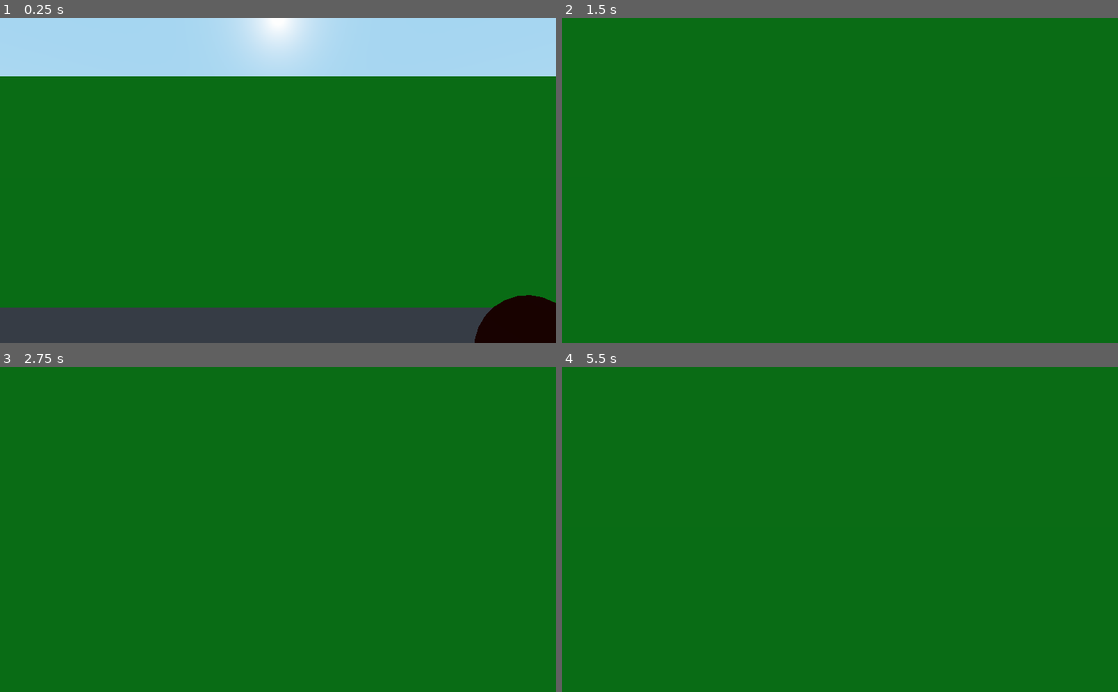
Above: before the commit, frames 1-4 (two rows, left to right).
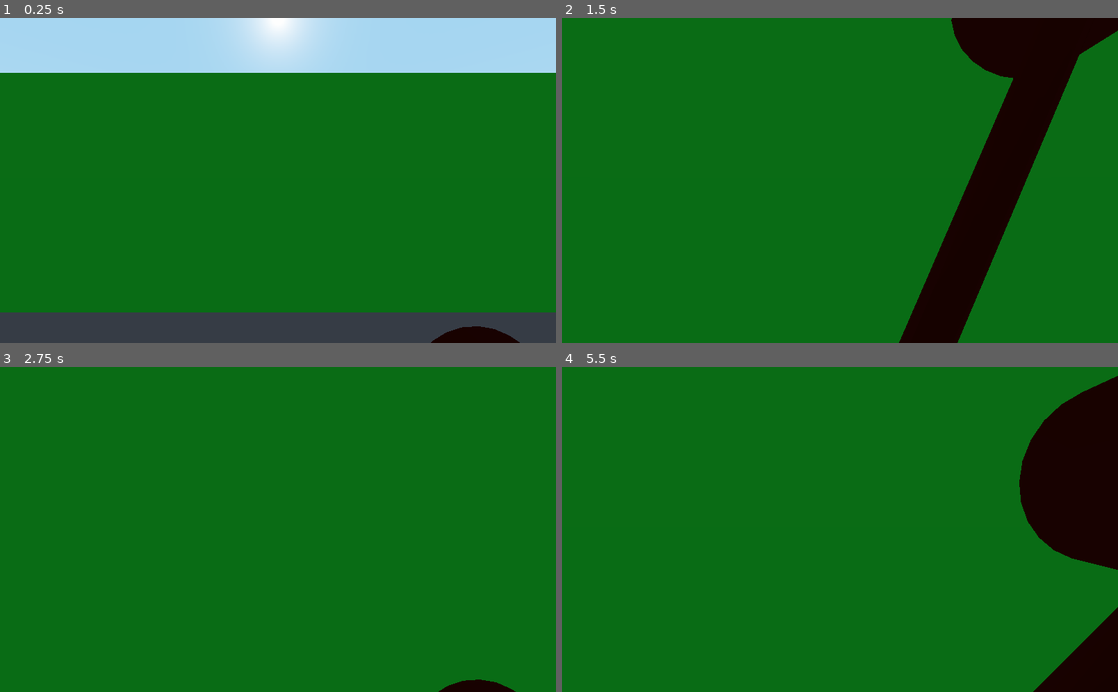
Above: after the commit, the same moments.

Repository: Gedas-S/what-minotaur
Game: Godot game, scene res://Maze.tscn
The game is run twice, just before and just after one commit, with the same random seed, the same clock (stepped at 60 frames per second) and the same inputs.
Inputs (mouse positions are in pixels of both pictures, inside the frame that each line leads up to):
- Up to frame 1 (0.25 s): no input
- Up to frame 2 (1.5 s): tap Enter at 0.5 s; move the mouse to (867, 180) at 0.52 s; hold W from 0.53 s (still down); tap E at 0.6, 1.35 s; move the mouse to (812, 180) at 1.27 s
- Up to frame 3 (2.75 s): keep holding W; tap Space at 2 s; move the mouse to (289, 523) at 2.02 s; tap E at 2.1 s
- Up to frame 4 (5.5 s): keep holding W; tap Enter at 2.75, 5 s; move the mouse to (834, 536) at 2.77 s; tap E every 0.75 s from 2.85 to 5.1 s; move the mouse to (878, 532) at 3.52 s; tap Space at 4.25 s; move the mouse to (795, 526) at 4.27 s; move the mouse to (845, 529) at 5.02 s

The runs differ from the first frame. In frame 1, 4.2% of the frame differs, in the area x 0-100%, y 16-100%; in frame 2, 13%, in the area x 60-100%, y 0-100%; in frame 3, 0.4%; in frame 4, 9.9%.

Commit message:
hammerswings

Diff:
--- a/Maze.tscn
+++ b/Maze.tscn
@@ -12,14 +12,14 @@
 resource_name = "SwingHammer"
 length = 1.7
 tracks/0/type = "transform"
-tracks/0/path = NodePath("AnimationPlayer/Handle")
+tracks/0/path = NodePath("Handle")
 tracks/0/interp = 1
 tracks/0/loop_wrap = true
 tracks/0/imported = false
 tracks/0/enabled = true
 tracks/0/keys = PoolRealArray(  )
 tracks/1/type = "value"
-tracks/1/path = NodePath("AnimationPlayer/Handle:translation")
+tracks/1/path = NodePath("Handle:translation")
 tracks/1/interp = 1
 tracks/1/loop_wrap = true
 tracks/1/imported = false
@@ -31,7 +31,7 @@
 "values": [ Vector3( -0.120729, 0.897496, -0.259967 ), Vector3( 0.0688182, 1.46199, -0.21266 ), Vector3( 0.0688182, 0.992271, -0.595573 ), Vector3( -0.120729, 0.897496, -0.259967 ) ]
 }
 tracks/2/type = "value"
-tracks/2/path = NodePath("AnimationPlayer/Handle:rotation_degrees")
+tracks/2/path = NodePath("Handle:rotation_degrees")
 tracks/2/interp = 1
 tracks/2/loop_wrap = true
 tracks/2/imported = false
@@ -81,14 +81,14 @@
 [node name="AnimationPlayer" type="AnimationPlayer" parent="Player/Hammer"]
 anims/SwingHammer = SubResource( 2 )
 
-[node name="Handle" type="CSGCylinder" parent="Player/Hammer/AnimationPlayer"]
+[node name="Handle" type="CSGCylinder" parent="Player/Hammer"]
 transform = Transform( 0.625391, 0.780312, 0, -0.780312, 0.625391, 0, 0, 0, 1, -0.120729, 0.897496, -0.259967 )
 radius = 0.025
 height = 1.2
 sides = 13
 material = SubResource( 3 )
 
-[node name="Head" type="CSGCylinder" parent="Player/Hammer/AnimationPlayer/Handle"]
+[node name="Head" type="CSGCylinder" parent="Player/Hammer/Handle"]
 transform = Transform( 1, 0, 0, 0, -4.37114e-008, -1, 0, 1, -4.37114e-008, 0, 0.6, 0 )
 radius = 0.12
 height = 0.3
@@ -96,9 +96,11 @@
 smooth_faces = false
 material = SubResource( 3 )
 
-[node name="KinematicBody" type="KinematicBody" parent="Player/Hammer/AnimationPlayer/Handle/Head"]
+[node name="KinematicBody" type="KinematicBody" parent="Player/Hammer/Handle/Head"]
+collision_layer = 0
+collision_mask = 0
 
-[node name="CollisionShape" type="CollisionShape" parent="Player/Hammer/AnimationPlayer/Handle/Head/KinematicBody"]
+[node name="CollisionShape" type="CollisionShape" parent="Player/Hammer/Handle/Head/KinematicBody"]
 shape = SubResource( 4 )
 
 [node name="Floor" type="StaticBody" parent="."]
--- a/Player.gd
+++ b/Player.gd
@@ -8,16 +8,26 @@
 var mouse_ratio : float = 0
 var camera : Camera
 var hammer : AnimationPlayer
+var hammer_hitter : KinematicBody
+var hammer_has_hit : bool = true
 
 func _ready():
 	self.camera = self.get_node("PlayerEyes")
 	self.camera.make_current()
 	self.hammer = self.get_node("Hammer/AnimationPlayer")
+	self.hammer_hitter = self.get_node("Hammer/Handle/Head/KinematicBody")
+	self.hammer_hitter.connect("body_enter", self, "hammer_hit")
 	Input.set_mouse_mode(Input.MOUSE_MODE_CAPTURED)
 	self.recalculate_ratios()
 
 func _process(delta):
+	# warning-ignore:return_value_discarded
 	self.move_and_slide((self.transform.xform(velocity.normalized())-self.transform.origin)*speed*delta)
+	if (self.hammer.current_animation_position < 1.1 or not self.hammer_has_hit) and self.hammer.current_animation_position > 0.95:
+		self.hammer_has_hit = true
+		self.hammer_hitter.set_collision_mask_bit(2, true)
+	else:
+		self.hammer_hitter.set_collision_mask_bit(2, false)
 
 func _unhandled_input(event):
 	if event is InputEventKey:
@@ -31,6 +41,7 @@
 			velocity.x = int(event.pressed) * -1
 		elif event.scancode == KEY_E:
 			self.hammer.play("SwingHammer")
+			self.hammer_has_hit = false
 		elif event.scancode == KEY_ESCAPE and event.pressed != esc_capture:
 			esc_capture = event.pressed
 			if event.pressed:
@@ -42,3 +53,6 @@
 
 func recalculate_ratios():
 	mouse_ratio = -deg2rad(self.camera.fov) * sensitivity / get_viewport().size[0]
+
+func hammer_hit(body):
+	pass
